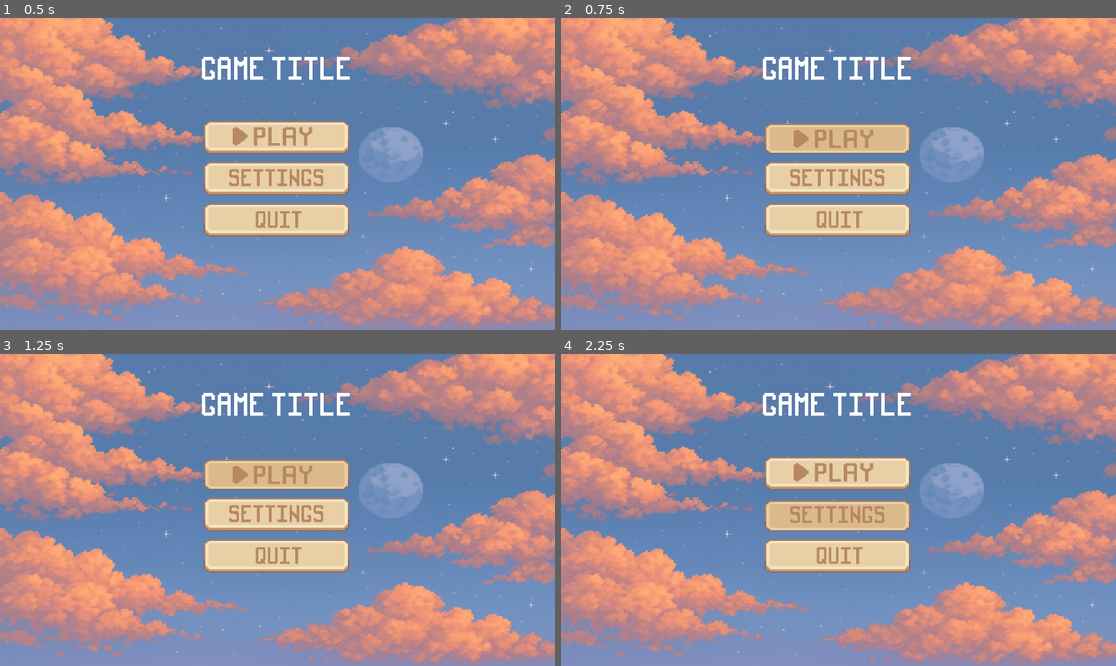
Above: before the commit, frames 1-4 (two rows, left to right).
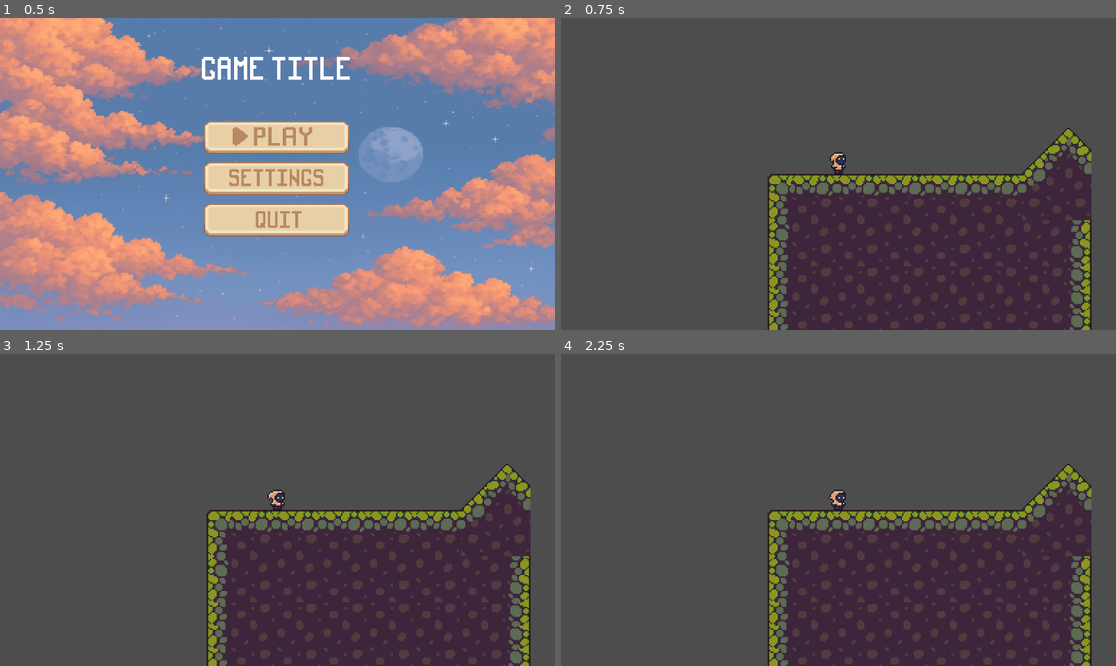
Above: after the commit, the same moments.

Repository: seahjiale/Austeria
Game: Godot game, scene res://Assets/Scenes/MainMenu/main_menu.tscn
Two runs of this game, one before a commit and one after it. Both use one fixed random seed, a clock stepped at 60 frames per second and the inputs below. This scene is started directly instead of the project's main scene.
Inputs (mouse positions are in pixels of both pictures, inside the frame that each line leads up to):
- Up to frame 1 (0.5 s): no input
- Up to frame 2 (0.75 s): click (838, 139) at 0.5 s
- Up to frame 3 (1.25 s): no input
- Up to frame 4 (2.25 s): click (838, 475) at 1.27 s; click (838, 516) at 2 s, where only the run before the commit has a clickable "Settings"

Frame 1 is identical in both runs. In frame 2, 100% of the frame differs, in the area x 0-100%, y 0-100%; in frame 3, 100%; in frame 4, 100%.

Commit message:
main menu adjustments

Diff:
--- a/Assets/Scenes/MainMenu/main_menu.tscn
+++ b/Assets/Scenes/MainMenu/main_menu.tscn
@@ -1,10 +1,12 @@
 [gd_scene format=3 uid="uid://1vbqs3go4ko6"]
 
+[ext_resource type="Script" uid="uid://ds0eljcrcuau0" path="res://Assets/Scripts/main_menu.gd" id="1_aefbv"]
 [ext_resource type="Texture2D" uid="uid://urgf1ese1lbv" path="res://Assets/Sprites/background.png" id="1_yjd2g"]
 [ext_resource type="FontFile" uid="uid://c5p5685u61tx4" path="res://Assets/Sprites/game_menu_sprites/fonts/pixelFont-7-8x14-sproutLands.ttf" id="2_aefbv"]
 [ext_resource type="Texture2D" uid="uid://clr5f1087u0s" path="res://Assets/Sprites/game_menu_sprites/SpriteSheets/UI Big Play Button.png" id="3_p1k0d"]
 [ext_resource type="Script" uid="uid://hw3mnnk28aom" path="res://Assets/Scripts/settings_button.gd" id="4_5bods"]
 [ext_resource type="Script" uid="uid://byj4m7u3m6tvr" path="res://Assets/Scripts/quit_button.gd" id="5_7v3ns"]
+[ext_resource type="Script" uid="uid://bo5nig1n2h5vq" path="res://Assets/Scripts/play_button.gd" id="5_p1k0d"]
 
 [sub_resource type="StyleBoxTexture" id="StyleBoxTexture_fadmi"]
 texture = ExtResource("1_yjd2g")
@@ -40,6 +42,7 @@
 anchor_bottom = 1.0
 grow_horizontal = 2
 grow_vertical = 2
+script = ExtResource("1_aefbv")
 
 [node name="Background" type="Panel" parent="." unique_id=1311610743]
 layout_mode = 1
@@ -89,6 +92,7 @@
 texture_hover = SubResource("AtlasTexture_6qsvb")
 ignore_texture_size = true
 stretch_mode = 0
+script = ExtResource("5_p1k0d")
 
 [node name="SettingsButton" type="TextureButton" parent="VBoxContainer" unique_id=308587477]
 custom_minimum_size = Vector2(50, 50)
--- a/Assets/Scenes/MainMenu/settings_menu.tscn
+++ b/Assets/Scenes/MainMenu/settings_menu.tscn
@@ -43,13 +43,11 @@
 
 [node name="SettingsMenu" type="Control" unique_id=278445073]
 layout_mode = 3
-anchors_preset = 15
-anchor_right = 1.0
-anchor_bottom = 1.0
-offset_left = -2.0
-offset_top = -57.0
-offset_right = -2.0
-offset_bottom = -57.0
+anchors_preset = 8
+anchor_left = 0.5
+anchor_top = 0.5
+anchor_right = 0.5
+anchor_bottom = 0.5
 grow_horizontal = 2
 grow_vertical = 2
 
--- /dev/null
+++ b/Assets/Scripts/main_menu.gd
@@ -0,0 +1 @@
+extends Control
--- /dev/null
+++ b/Assets/Scripts/play_button.gd
@@ -0,0 +1,4 @@
+extends TextureButton
+
+func _pressed():
+	get_tree().change_scene_to_file("res://Assets/Scenes/Areas/area_1.tscn")
--- a/Assets/Scripts/quit_button.gd
+++ b/Assets/Scripts/quit_button.gd
@@ -3,10 +3,10 @@
 @onready var label = $QuitLabel
 
 func _on_mouse_entered():
-	label.position.y += 2
+	label.position.y += 5
 
 func _on_mouse_exited():
-	label.position.y -= 2
+	label.position.y -= 5
 
 func _pressed():
 	get_tree().quit()
--- a/Assets/Scripts/settings_button.gd
+++ b/Assets/Scripts/settings_button.gd
@@ -3,11 +3,10 @@
 @onready var label = $SettingsLabel
 
 func _on_mouse_entered():
-	label.position.y += 2
+	label.position.y += 5
 
 func _on_mouse_exited():
-	label.position.y -= 2
+	label.position.y -= 5
 
-
-func _on_quit_button_mouse_entered() -> void:
-	pass # Replace with function body.
+func _pressed():
+	get_tree().change_scene_to_file("res://Assets/Scenes/MainMenu/settings_menu.tscn")
Not shown, added: Assets/Scripts/main_menu.gd.uid
Not shown, added: Assets/Scripts/play_button.gd.uid
